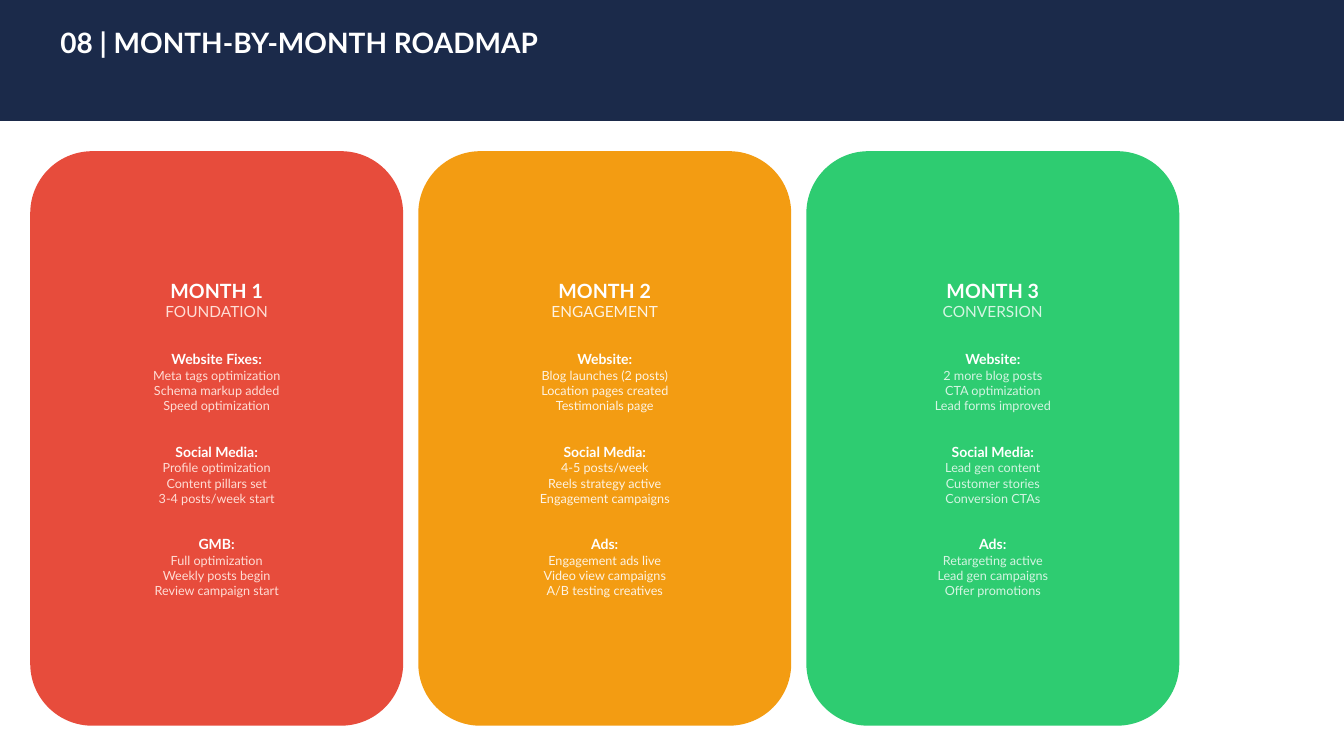
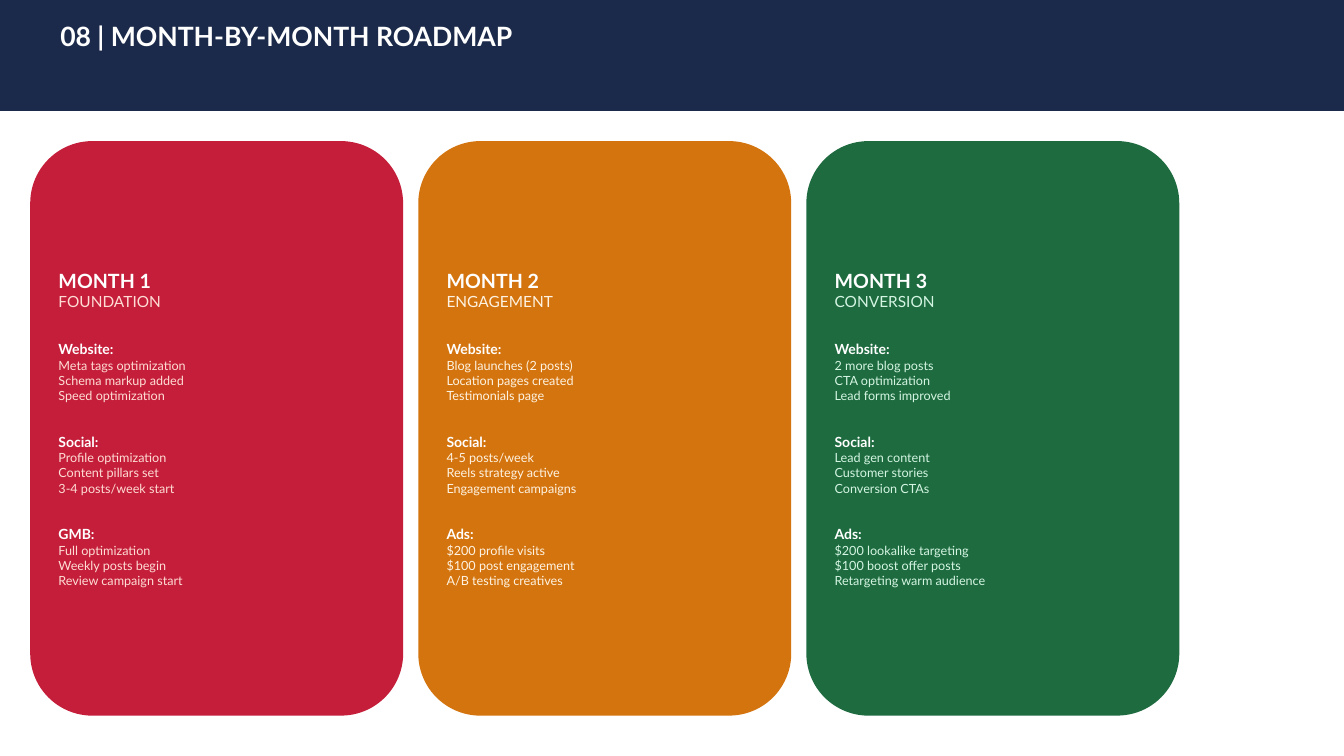
Before and after one commit to shivam9kedia/kiro, a slide deck: slide 12 of Apollo_Windows_3Month_Marketing_Roadmap.pptx. Drawn at 1344x756 pixels with LibreOffice and Linux fonts; fonts in the diff are those of the drawing. Boxes give left, top, right and bottom in pixels: in the first picture for what was removed or moved away, otherwise in the second. Text is boxed around its words. In the diff, an @@ line names an element or a change of style, - is before the commit and + after.

Commit message:
Apollo Windows 3-Month Marketing Roadmap v2
- Brand colors: Red (#C41E3A) + Navy (#1B2A4A)
- Ad budget: $300/mo ($200 profile visits + $100 engagement)
- Standard Plan: INR 10K/mo (8-11 posts, FB+IG)
- Business Plan: INR 18K/mo (18-20 posts, 4 platforms, ads mgmt)
- 16 professionally designed slides
- Realistic KPIs, no fake promises

```diff
--- a/Apollo_Windows_3Month_Marketing_Roadmap.pptx
+++ b/Apollo_Windows_3Month_Marketing_Roadmap.pptx
@@ rectangle: place and size @@
-rectangle at bbox=[0, 0, 1344, 121]
+rectangle at bbox=[0, 0, 1344, 111]
@@ text "08 | MONTH-BY-MONTH ROADMAP" at bbox=[60, 26, 512, 47]: size 20 to 19 pt @@
@@ rounded rectangle "MONTH 1" at bbox=[30, 141, 403, 716]: fill #E74C3C to #C41E3A @@
@@ rounded rectangle "MONTH 2" at bbox=[418, 141, 791, 716]: fill #F39C12 to #D4740E @@
@@ 3 rounded rectangles: place and size @@
-3 rounded rectangles at bbox=[30, 151, 1180, 726]
+3 rounded rectangles at bbox=[30, 141, 1180, 716]
@@ rounded rectangle "MONTH 3" at bbox=[807, 141, 1180, 716]: fill #2ECC71 to #1D6B3F @@
@@ text in rounded rectangle at bbox=[58, 273, 186, 588]: alignment centre to left @@
@@ text in rounded rectangle at bbox=[447, 273, 576, 588]: alignment centre to left @@
@@ text in rounded rectangle at bbox=[835, 273, 951, 493]: alignment centre to left @@
@@ text in rounded rectangle at bbox=[171, 353, 262, 364]: text changed @@
-Website Fixes:
+Website:
@@ text in rounded rectangle at bbox=[175, 446, 258, 457]: text changed @@
-Social Media:
+Social:
@@ text in rounded rectangle at bbox=[564, 446, 646, 457]: text changed @@
-Social Media:
+Social:
@@ text in rounded rectangle at bbox=[952, 446, 1034, 457]: text changed @@
-Social Media:
+Social:
@@ text in rounded rectangle at bbox=[447, 544, 574, 573]: text changed @@
-Engagement ads live
-Video view campaigns
+$200 profile visits
+$100 post engagement
@@ text in rounded rectangle at bbox=[835, 545, 986, 588]: text changed @@
-Retargeting active
-Lead gen campaigns
-Offer promotions
+$200 lookalike targeting
+$100 boost offer posts
+Retargeting warm audience
```
Also in this commit, not shown: 13 other slides changed, 2 slides added, 1 slide removed, 5 other files.
